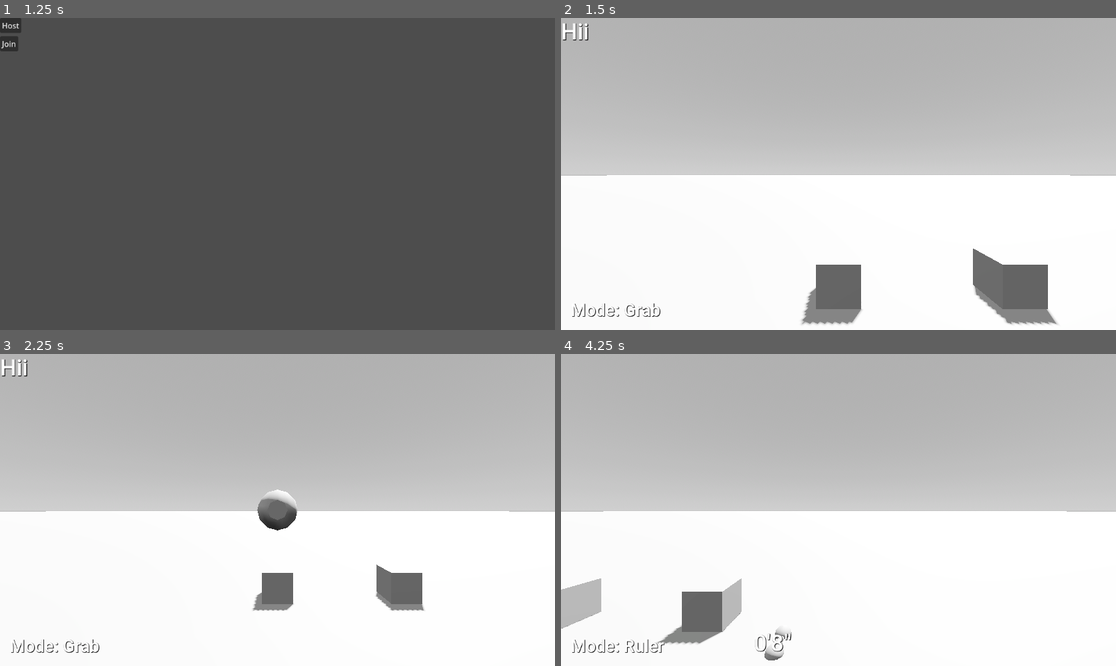
Above: before the commit, frames 1-4 (two rows, left to right).
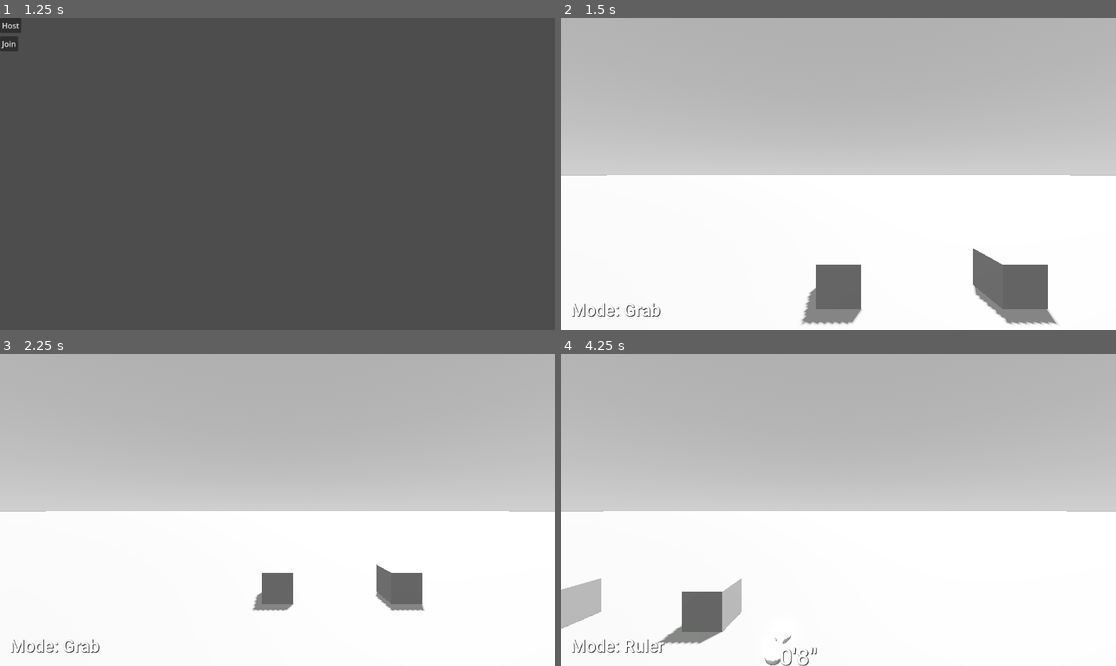
Above: after the commit, the same moments.

Repository: ktnlvr/table
Game: Godot game, scene res://scenes/base.tscn
The game is run twice, just before and just after one commit, with the same random seed, the same clock (stepped at 60 frames per second) and the same inputs.
Inputs (mouse positions are in pixels of both pictures, inside the frame that each line leads up to):
- Up to frame 1 (1.25 s): tap Enter (Toggle Lock Height) at 0.5 s; move the mouse to (399, 158) at 0.52 s; hold D (Right) from 0.53 s (still down); hold Shift (Boost) from 0.53 s (still down); click (399, 158) at 0.67 s
- Up to frame 2 (1.5 s): release D (Right) at 1.25 s; release Shift (Boost) at 1.25 s; click "Host" at 1.25 s
- Up to frame 3 (2.25 s): tap Space at 2 s; move the mouse to (166, 525) at 2.02 s; hold S (Back) from 2.03 s (still down); click (166, 525) at 2.1 s
- Up to frame 4 (4.25 s): move the mouse to (894, 441) at 2.77 s; release S (Back) at 2.78 s; hold D (Right) 2.78-3.53 s; tap F (Freeze) at 2.85 s; move the mouse to (810, 572) at 3.52 s; hold W (Forward) from 3.53 s (still down); tap Y (Next Mode) at 3.6 s; click (810, 572) at 3.67 s

Frame 1 is identical in both runs. In frame 2, 0.2% of the frame differs, in the area x 0-6%, y 1-8%; in frame 3, 0.8%, in the area x 0-54%, y 1-57%; in frame 4, 0.4%.

Commit message:
Add a cool ruler

Diff:
--- /dev/null
+++ b/materials/ruler.tres
@@ -0,0 +1,11 @@
+[gd_resource type="StandardMaterial3D" load_steps=2 format=3 uid="uid://do0u21ggc6r7i"]
+
+[sub_resource type="StandardMaterial3D" id="StandardMaterial3D_8hlpt"]
+albedo_color = Color(1, 0, 0, 1)
+
+[resource]
+next_pass = SubResource("StandardMaterial3D_8hlpt")
+transparency = 1
+no_depth_test = true
+diffuse_mode = 3
+specular_mode = 2
--- a/scenes/prefabs/player.tscn
+++ b/scenes/prefabs/player.tscn
@@ -1,8 +1,9 @@
-[gd_scene load_steps=4 format=3 uid="uid://dlfkblp1gg5h4"]
+[gd_scene load_steps=5 format=3 uid="uid://dlfkblp1gg5h4"]
 
 [ext_resource type="Script" path="res://scripts/controls/Controller.gd" id="1_frclp"]
 [ext_resource type="Resource" uid="uid://b6ts5l3pgjq5h" path="res://data/miniatures/D6.tres" id="2_4d8w2"]
 [ext_resource type="Theme" uid="uid://e58brej7v4r5" path="res://ui/main.tres" id="3_dw5ud"]
+[ext_resource type="Material" uid="uid://do0u21ggc6r7i" path="res://materials/ruler.tres" id="4_ivexn"]
 
 [node name="Player" type="Node3D"]
 transform = Transform3D(1, 0, 0, 0, 1, 0, 0, 0, 1, 0, 3, 5)
@@ -46,12 +47,14 @@
 [node name="Mesh" type="CSGSphere3D" parent="Ruler/A"]
 cast_shadow = 0
 radius = 0.2
+material = ExtResource("4_ivexn")
 
 [node name="B" type="Marker3D" parent="Ruler"]
 
 [node name="Mesh" type="CSGSphere3D" parent="Ruler/B"]
 cast_shadow = 0
 radius = 0.2
+material = ExtResource("4_ivexn")
 
 [node name="Rope" type="Node3D" parent="Ruler"]
 
@@ -60,10 +63,11 @@
 cast_shadow = 0
 radius = 0.075
 height = 1.0
+material = ExtResource("4_ivexn")
 
 [node name="Label" type="Label" parent="Ruler"]
-offset_right = 40.0
-offset_bottom = 23.0
+offset_right = 59.0
+offset_bottom = 57.0
 theme = ExtResource("3_dw5ud")
 theme_override_font_sizes/font_size = 48
 text = "Hii"
--- a/scripts/controls/Controller.gd
+++ b/scripts/controls/Controller.gd
@@ -73,30 +73,6 @@
 	if raycast and held:
 		$Ruler/B.global_position = raycast['position']
 
-	var a = $Ruler/A.global_position
-	var b = $Ruler/B.global_position
-	var distance = a.distance_to(b)
-
-	if valid_ruler or held:
-		var m = (a + b) / 2
-		var label_size = $Ruler/Label.size
-		var label_position = camera.unproject_position(m) - label_size / 2
-		var viewport_size = Vector2(get_viewport().size) - label_size
-		label_position.x = clamp(label_position.x, 0, viewport_size.x)
-		label_position.y = clamp(label_position.y, 0, viewport_size.y)
-		$Ruler/Label.global_position = label_position
-
-		$Ruler/Rope.global_position = m
-		if a == b:
-			return
-		$Ruler/Rope.look_at(a)
-		$Ruler/Rope/Mesh.scale.y = distance
-		var feet = floor(distance)
-		var decimals = distance - floor(distance)
-		var inch = round(decimals * 12)
-
-		$Ruler/Label.text = str(feet) + "'" + str(inch) + '"'
-
 	if Input.is_action_just_released("Do"):
 		if not raycast:
 			valid_ruler = false
@@ -232,6 +208,35 @@
 	if Input.is_action_just_pressed("Next Mode"):
 		mode = (mode + 1) % amount_of_modes
 
+func _display_ruler():
+	var a = $Ruler/A.global_position
+	var b = $Ruler/B.global_position
+	var distance = a.distance_to(b)
+
+	var visible = distance > 0.25
+	$Ruler/A.visible = visible
+	$Ruler/B.visible = visible
+	$Ruler/Rope.visible = visible
+	$Ruler/Label.visible = visible
+
+	var m = (a + b) / 2
+	var label_position = camera.unproject_position(m)
+	var viewport_size = Vector2(get_viewport().size)
+	label_position.x = clamp(label_position.x, 0, viewport_size.x)
+	label_position.y = clamp(label_position.y, 0, viewport_size.y)
+	$Ruler/Label.global_position = label_position
+
+	$Ruler/Rope.global_position = m
+	if a == b:
+		return
+	$Ruler/Rope.look_at(a)
+	$Ruler/Rope/Mesh.scale.y = distance
+	var feet = floor(distance)
+	var decimals = distance - floor(distance)
+	var inch = round(decimals * 12)
+
+	$Ruler/Label.text = str(feet) + "'" + str(inch) + '"'
+
 func _process(dt: float) -> void:
 	if not is_multiplayer_authority():
 		return
@@ -244,6 +249,7 @@
 	_handle_poke(result)
 	_update_hover_text(result)
 	_process_mode(dt, result)
+	_display_ruler()
 	sync_position.rpc(global_position)
 
 func _ready() -> void:
